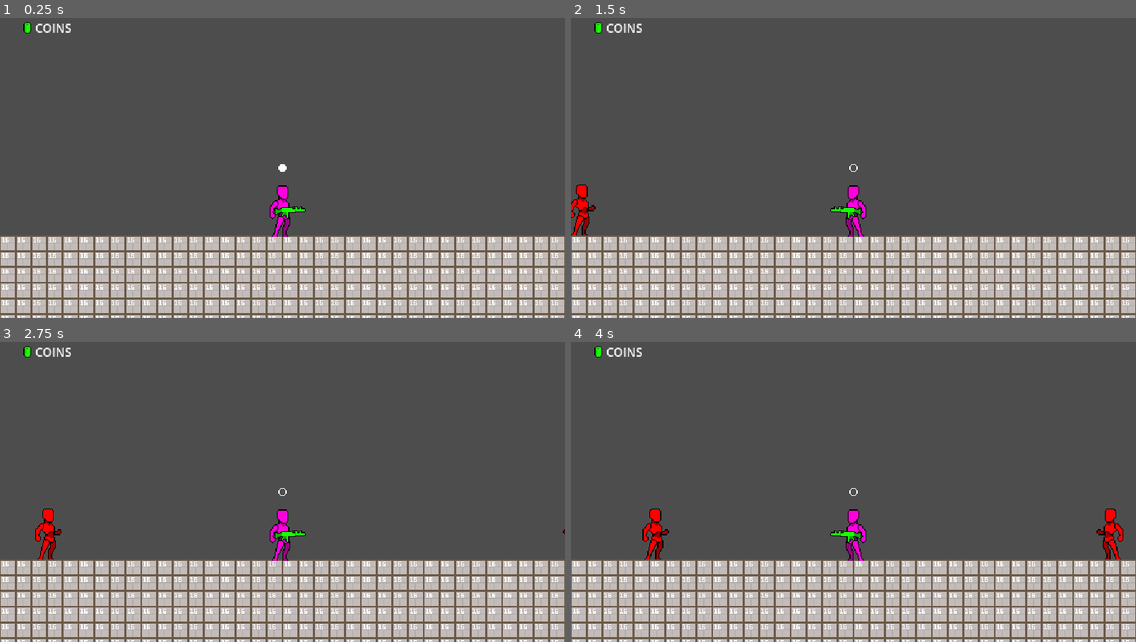
Above: before the commit, frames 1-4 (two rows, left to right).
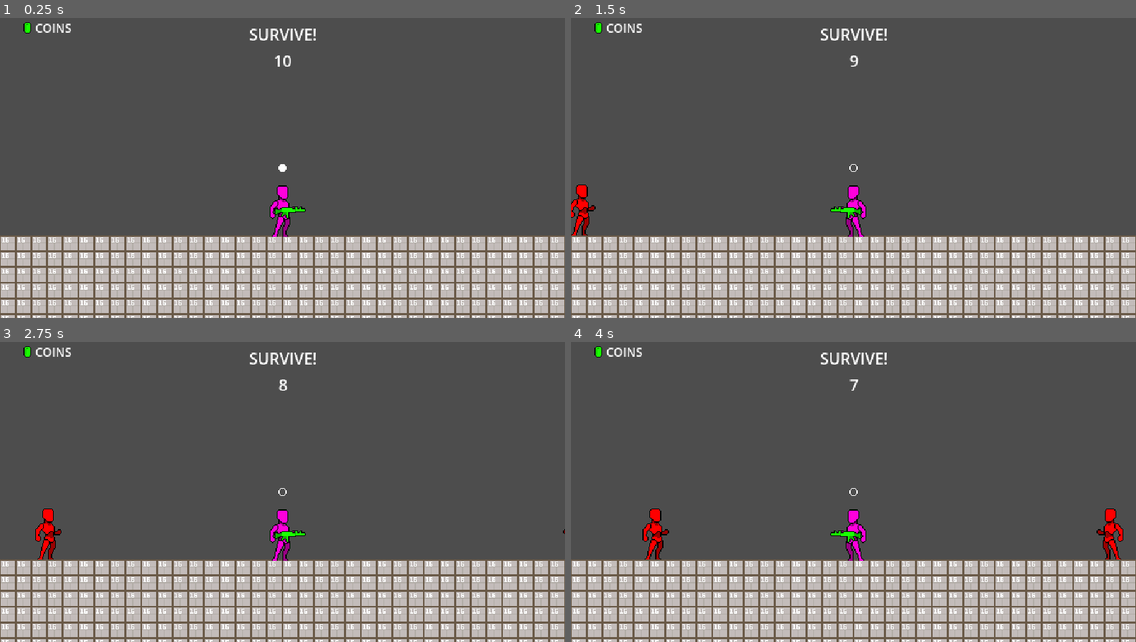
Above: after the commit, the same moments.

Repository: symbol24/sideroguesurvivor
Game: Godot game, scene res://scenes/utilities/boot.tscn
The game is run twice, just before and just after one commit, with the same random seed, the same clock (stepped at 60 frames per second) and the same inputs.
Inputs:
- Up to frame 1 (0.25 s): no input
- Up to frame 2 (1.5 s): tap Enter at 0.5 s; hold D (right) 0.53-1.28 s; hold Left (left) from 1.28 s (still down)
- Up to frame 3 (2.75 s): release Left (left) at 2.03 s; hold D (right) from 2.03 s (still down)
- Up to frame 4 (4 s): release D (right) at 3.53 s; hold Left (left) from 3.53 s (still down)

The runs differ from the first frame. In frame 1, 0.3% of the frame differs, in the area x 44-56%, y 3-17%; in frame 2, 0.3%; in frame 3, 0.3%; in frame 4, 0.3%.

Commit message:
Feat: Establish game states, round timer, and dynamic character spawning
Introduces core game states (Menus, Playing, Buying) to manage the game flow.
Implements a round timer for combat phases and transitions to a buying menu.
Refactors character setup and activation, allowing dynamic player spawning
and improved enemy lifecycle management. Player-specific run data is now
stored directly on the PlayerCharacterData resource for better data separation.

Diff:
--- a/code/characters/character.gd
+++ b/code/characters/character.gd
@@ -15,12 +15,15 @@
 		return _data.damage
 
 
+func _ready() -> void:
+	Signals.toggle_active.connect(toggle_active)
+
+
 func setup_character(new_data:CharacterData) -> void:
 	_data = new_data.duplicate(true)
 	_data.setup_data()
 	if not is_node_ready(): await ready
 	name = _data.id
-	_is_active = true
 
 
 func apply_damage(value:int = 0) -> void:
@@ -38,6 +41,10 @@
 	if value: get_tree().create_timer(_invulnerable_time).timeout.connect(toggle_invulnerable)
 
 
+func toggle_active(value:bool = false) -> void:
+	_is_active = value
+
+
 func _flip(is_left:bool = true) -> void:
 	if is_left:
 		if not _is_facing_left:
@@ -51,3 +58,7 @@
 
 func _death() -> void:
 	queue_free()
+
+
+func _remove_no_effect() -> void:
+	queue_free()
--- a/code/characters/enemies/enemy.gd
+++ b/code/characters/enemies/enemy.gd
@@ -6,8 +6,6 @@
 
 @export var debug_data:EnemyData
 
-
-var _target:PlayerCharacter
 var _direction := 1.0
 var move_speed:float:
 	get:
@@ -16,6 +14,7 @@
 
 
 func _ready() -> void:
+	super()
 	add_to_group(&"enemy")
 
 
@@ -29,11 +28,9 @@
 	_data = new_data.duplicate(true)
 	_data.setup_data()
 	name = _data.id
-	_target = get_tree().get_first_node_in_group(&"player")
-	_flip(_target.global_position.x <= global_position.x)
+	_flip(Game.PLAYER_POS.x <= global_position.x)
 	_direction = -1.0 if _is_facing_left else 1.0
 	if debug_data != null: setup_character(debug_data)
-	_is_active = true
 
 
 func damage_death() -> void:
@@ -55,6 +52,12 @@
 	queue_free()
 
 
+func _remove_no_effect() -> void:
+	_is_active = false
+	Signals.remove_one.emit(self)
+	queue_free()
+
+
 func _move(current_velocity:Vector2, delta:float) -> Vector2:
 	var x := clampf(current_velocity.x + (MOVE_SPEED * delta * _direction), -move_speed, move_speed)
 	return Vector2(x, current_velocity.y)
--- a/code/characters/player/player_character.gd
+++ b/code/characters/player/player_character.gd
@@ -49,9 +49,10 @@
 
 
 func _ready() -> void:
+	super()
 	add_to_group(&"player")
 	Signals.reload_timer_complete.connect(_reload_time_complete)
-	if debug_data != null: setup_character(debug_data)
+	Signals.update_resource_1.connect(_update_resource_1)
 
 
 func _process(delta: float) -> void:
@@ -68,7 +69,6 @@
 	name = _data.id
 	_max_bullet_amount = _data.bullet_count
 	_current_bullet_count = _max_bullet_amount
-	_is_active = true
 
 
 func _trigger_direction() -> void:
@@ -85,12 +85,10 @@
 		_attack_timer = _data.weapon_delay if _data != null else DEBUG_WEAPON_DELAY
 		_current_bullet_count -= 1
 		Signals.shots_fired.emit(_current_bullet_count)
-	print("bullet count: ", _current_bullet_count)
 	_reset_inputs()
 
 
 func _trigger_double() -> void:
-	print("Triggering both")
 	_input_timer = INPUT_DELAY
 	Signals.start_reload_timer.emit(_data.weapon_reload_delay)
 	get_tree().create_timer(DELAY_CHECK_TIMER).timeout.connect(_reset_inputs)
@@ -102,7 +100,6 @@
 
 func _button_check() -> void:
 	if _check_timer > 0.0:
-		print("_left_pressed: " , _left_pressed, " _right_pressed: ", _right_pressed)
 		if _left_pressed and _right_pressed:
 			_trigger_double()
 	else:
@@ -119,3 +116,8 @@
 	attack_detector.force_raycast_update()
 	enemy = attack_detector.get_collider()
 	return enemy
+
+
+func _update_resource_1(value:int) -> void:
+	_data.currency1 += value
+	Signals.resource_1_updated.emit(_data.currency1)
--- a/code/characters/player/player_character_data.gd
+++ b/code/characters/player/player_character_data.gd
@@ -5,6 +5,12 @@
 @export var _starting_weapon_delay := 1.0
 @export var _debug_bullet_count := 1
 @export var _debug_weapon_reload_delay := 2.0
+
+# Run data
+@export_category(&"Run Data")
+@export var currency1 := 0
+@export var currency2 := 0
+@export var unlocked_upgrades:Dictionary[StringName, Dictionary]
 
 var invul_time := 0.0
 var weapon_delay := 1.0
--- a/code/managers/game.gd
+++ b/code/managers/game.gd
@@ -1,20 +1,47 @@
 class_name Game extends Node2D
 
 
+const PLAYER_POS := Vector2(288, 241)
+
+
 enum Currency {CURRENCY1, CURRENCY2}
+enum State {MENUS, PLAYING, BUYING}
 
-var _player_data:PlayerData = null
+
+var _state:State = State.MENUS
+var _round_timer := 10:
+	set(value):
+		_round_timer = value
+		Signals.round_timer_updated.emit(_round_timer)
+		if _round_timer <= 0: _end_round()
+var _timer := 1.0:
+	set(value):
+		_timer = value
+		if _timer <= 0.0:
+			_round_timer -= 1
+			_timer = 1.0
 
 
 func _ready() -> void:
 	add_to_group(&"GameManager")
 	name = &"GameManager"
 	process_mode = PROCESS_MODE_ALWAYS
-	Signals.update_resource_1.connect(_update_resource_1)
-
-	if _player_data == null: _player_data = PlayerData.new()
+	Signals.start_round.connect(_start_round)
 
 
-func _update_resource_1(value:int) -> void:
-	_player_data.currency1 += value
-	Signals.resource_1_updated.emit(_player_data.currency1)
+func _process(delta: float) -> void:
+	if _state == State.PLAYING: _timer -= delta
+
+
+func _start_round() -> void:
+	_round_timer = 10
+	_timer = 1.0
+	_state = State.PLAYING
+	Signals.toggle_active.emit(true)
+
+
+func _end_round() -> void:
+	Signals.toggle_active.emit(false)
+	_state = State.BUYING
+	Signals.toggle_display.emit(&"buy_menu", true)
+	Signals.toggle_display.emit(&"play_ui", false)
--- a/code/managers/spawn.gd
+++ b/code/managers/spawn.gd
@@ -6,23 +6,42 @@
 		if _world == null: _world = get_parent()
 		return _world
 var _enemies:Array[Enemy] = []
+var _active_character:PlayerCharacter
+var _is_active := false
 
 
 func _ready() -> void:
 	name = &"SpawnManager"
 	Signals.spawn_one.connect(_spawn)
 	Signals.remove_one.connect(_remove_enemy)
+	Signals.toggle_active.connect(_toggle_active)
+	Signals.spawn_character.connect(_spawn_character)
 
 
 func _spawn(_data:EnemyData, _is_left:bool = true) -> void:
-	var enemy:Enemy = load(_data.scene).instantiate()
-	_world.add_child(enemy)
-	enemy.global_position = _world.left_spawn.global_position if _is_left else _world.right_spawn.global_position
-	if not enemy.is_node_ready(): await enemy.ready
-	enemy.setup_character(_data)
-	_enemies.append(enemy)
+	if _is_active:
+		var enemy:Enemy = load(_data.scene).instantiate()
+		_world.add_child(enemy)
+		enemy.global_position = _world.left_spawn.global_position if _is_left else _world.right_spawn.global_position
+		if not enemy.is_node_ready(): await enemy.ready
+		enemy.setup_character(_data)
+		_enemies.append(enemy)
+		enemy.toggle_active(true)
+
+
+func _spawn_character(_character_player_data:PlayerCharacterData, _position:Vector2 = Game.PLAYER_POS) -> void:
+	assert(_character_player_data!=null, "Missing PlayerCharacterData for spawn manager")
+	_active_character = load(_character_player_data.scene).instantiate()
+	_world.add_child(_active_character)
+	if not _active_character.is_node_ready(): await _active_character.ready
+	_active_character.setup_character(_character_player_data)
+	_active_character.global_position = _position
 
 
 func _remove_enemy(enemy: Enemy) -> void:
 	var i := _enemies.find(enemy)
 	_enemies.pop_at(i)
+
+
+func _toggle_active(value:bool  = false) -> void:
+	_is_active = value
--- /dev/null
+++ b/code/ui/buy_menu.gd
@@ -0,0 +1 @@
+class_name BuyMenu extends RidControl
--- a/code/ui/play_ui.gd
+++ b/code/ui/play_ui.gd
@@ -7,6 +7,7 @@
 
 @onready var reload_delay_bar:ProgressBar = %reload_delay_bar
 @onready var resource_1:Label = %resource_1
+@onready var timer_label:Label = %timer_label
 
 
 func _ready() -> void:
@@ -14,6 +15,7 @@
 	Signals.start_reload_timer.connect(_start_reload_timer)
 	Signals.shots_fired.connect(_shots_fired)
 	Signals.resource_1_updated.connect(_update_resource_1)
+	Signals.round_timer_updated.connect(_update_timer_label)
 
 
 func _process(delta: float) -> void:
@@ -47,3 +49,7 @@
 
 func _update_resource_1(value:int) -> void:
 	resource_1.text = str(value)
+
+
+func _update_timer_label(value:int) -> void:
+	timer_label.text = str(value)
--- a/code/ui/ui.gd
+++ b/code/ui/ui.gd
@@ -3,6 +3,7 @@
 
 const UIS := {
 				&"play_ui":"uid://cesc78rlcx0sl",
+				&"buy_menu":"uid://52nnvny06moc",
 			}
 
 
@@ -22,4 +23,5 @@
 		var new:RidControl = load(UIS[id]).instantiate()
 		add_child(new)
 		if not new.is_node_ready(): await new.ready
+		_displays[id] = new
 		new.toggle_display(display)
--- a/code/ui/wrappers/rid_control.gd
+++ b/code/ui/wrappers/rid_control.gd
@@ -9,4 +9,5 @@
 
 
 func toggle_display(display := false) -> void:
+	print("Setting ", _id, " to visible: ", display)
 	set_visible(display)
--- a/code/utilities/player_data.gd
+++ b/code/utilities/player_data.gd
@@ -3,6 +3,3 @@
 
 @export var id := &""
 @export var last_save_time:float
-@export var currency1 := 0
-@export var currency2 := 0
-@export var unlocked_upgrades:Dictionary[StringName, Dictionary]
--- a/code/utilities/signals.gd
+++ b/code/utilities/signals.gd
@@ -3,6 +3,7 @@
 
 # Spawn Manager
 signal spawn_one(data:CharacterData, is_left:bool)
+signal spawn_character(player_character_data: PlayerCharacterData, pos:Vector2)
 signal remove_one(enemy:Enemy)
 signal get_closest_to_shoot(player:PlayerCharacter, is_looking_left:bool)
 signal closest_to_shoot(enemy:Enemy)
@@ -19,3 +20,6 @@
 # GAME
 signal update_resource_1(value:int)
 signal spawn_a_gribly(type:Griblies.Type, pos:Vector2, value:int)
+signal toggle_active(value:bool)
+signal start_round()
+signal round_timer_updated(value:int)
--- a/code/utilities/world.gd
+++ b/code/utilities/world.gd
@@ -2,6 +2,7 @@
 
 
 const DEBUG_ENEMY := preload("uid://drsdxd6nl0fvt")
+const DEBUG_PLAYER := preload("uid://s6kbt5sqli2s")
 const TIMER := 2.0
 
 
@@ -16,7 +17,6 @@
 			_debug_timer = TIMER
 
 
-
 func _ready() -> void:
 	var sm:Spawn = Spawn.new()
 	add_child(sm)
@@ -24,7 +24,9 @@
 	var griblies := Griblies.new()
 	add_child(griblies)
 	if not griblies.is_node_ready(): await griblies.ready
+	Signals.spawn_character.emit(DEBUG_PLAYER, Game.PLAYER_POS)
 	Signals.toggle_display.emit(&"play_ui", true)
+	Signals.start_round.emit()
 
 
 func _process(delta: float) -> void:
--- /dev/null
+++ b/data/characters/player/debug_player_character.tres
@@ -0,0 +1,9 @@
+[gd_resource type="Resource" script_class="PlayerCharacterData" format=3 uid="uid://s6kbt5sqli2s"]
+
+[ext_resource type="Script" uid="uid://drgj586ets6" path="res://code/characters/player/player_character_data.gd" id="1_f1c00"]
+
+[resource]
+script = ExtResource("1_f1c00")
+id = &"debug_player_character"
+scene = "uid://c6ige1xg081gc"
+metadata/_custom_type_script = "uid://drgj586ets6"
--- /dev/null
+++ b/scenes/ui/buy_menu.tscn
@@ -0,0 +1,16 @@
+[gd_scene format=3 uid="uid://52nnvny06moc"]
+
+[ext_resource type="Script" uid="uid://jymoeo0at8ol" path="res://code/ui/buy_menu.gd" id="1_pvw85"]
+
+[node name="BuyMenu" type="Control" unique_id=1212878229]
+layout_mode = 3
+anchors_preset = 0
+script = ExtResource("1_pvw85")
+_id = &"buy_menu"
+metadata/_custom_type_script = "uid://qfxrd2hwhkmy"
+
+[node name="Label" type="Label" parent="." unique_id=309084659]
+layout_mode = 0
+offset_right = 40.0
+offset_bottom = 23.0
+text = "BUY MENU"
--- a/scenes/ui/play_ui.tscn
+++ b/scenes/ui/play_ui.tscn
@@ -55,3 +55,20 @@
 layout_mode = 2
 theme_override_font_sizes/font_size = 12
 text = "COINS"
+
+[node name="timer_vbox" type="VBoxContainer" parent="." unique_id=238980816]
+layout_mode = 0
+offset_left = 254.0
+offset_top = 23.0
+offset_right = 324.0
+offset_bottom = 73.0
+
+[node name="Label" type="Label" parent="timer_vbox" unique_id=1706207247]
+layout_mode = 2
+text = "SURVIVE!"
+
+[node name="timer_label" type="Label" parent="timer_vbox" unique_id=1830501279]
+unique_name_in_owner = true
+layout_mode = 2
+text = "00"
+horizontal_alignment = 1
--- a/scenes/worlds/world.tscn
+++ b/scenes/worlds/world.tscn
@@ -2,7 +2,6 @@
 
 [ext_resource type="TileSet" uid="uid://df1r0x6d6wkmb" path="res://data/debug_tileset.tres" id="1_6e51n"]
 [ext_resource type="Script" uid="uid://cujrux1pqem26" path="res://code/utilities/world.gd" id="1_sqeqr"]
-[ext_resource type="PackedScene" uid="uid://c6ige1xg081gc" path="res://scenes/characters/player/debug_character.tscn" id="2_mnksr"]
 
 [node name="World" type="Node2D" unique_id=409338078 node_paths=PackedStringArray("left_spawn", "right_spawn")]
 script = ExtResource("1_sqeqr")
@@ -13,9 +12,6 @@
 tile_map_data = PackedByteArray("AAAkABQAAAAEAAIAAAAkABMAAAAEAAIAAAAkABIAAAAEAAIAAAAkABEAAAAEAAIAAAAkABAAAAAEAAIAAAAkAA …(8240 unchanged characters)…
 tile_set = ExtResource("1_6e51n")
 
-[node name="character" parent="." unique_id=1141318034 instance=ExtResource("2_mnksr")]
-position = Vector2(288, 241)
-
 [node name="spawn_left" type="Marker2D" parent="." unique_id=998289741 groups=["spawn_point"]]
 position = Vector2(-32, 240)
 
Not shown, added: code/ui/buy_menu.gd.uid
